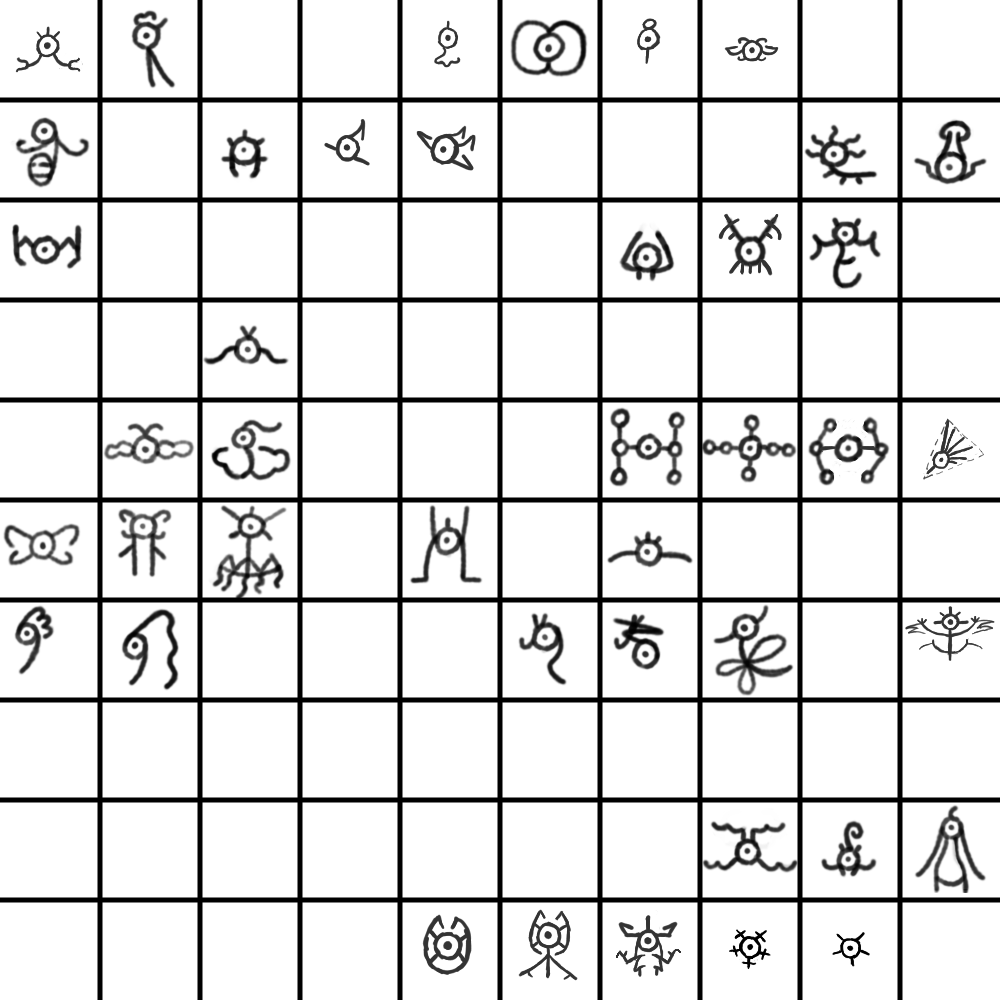
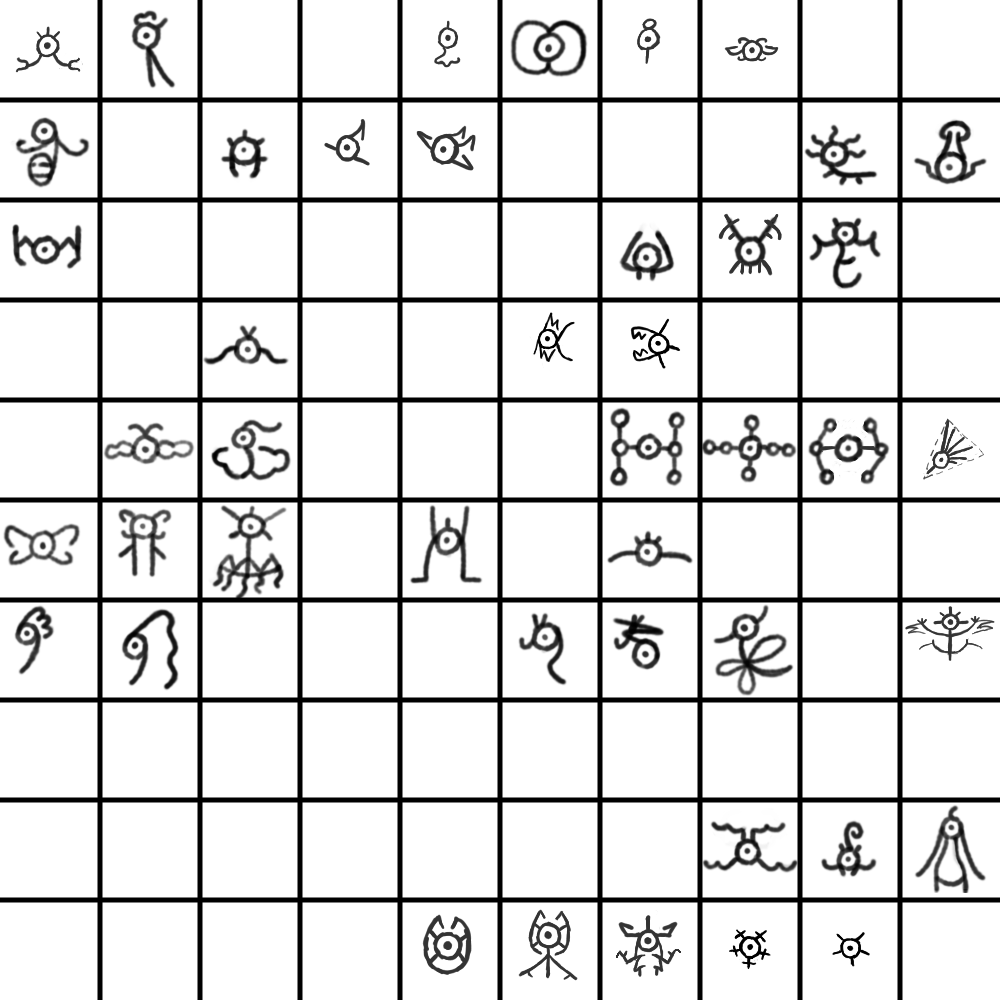
Layered file, before and after one edit (1000x1000). Changes by layer:
painted on "Paint Layer 1" over left=530, top=312, right=681, bottom=369
